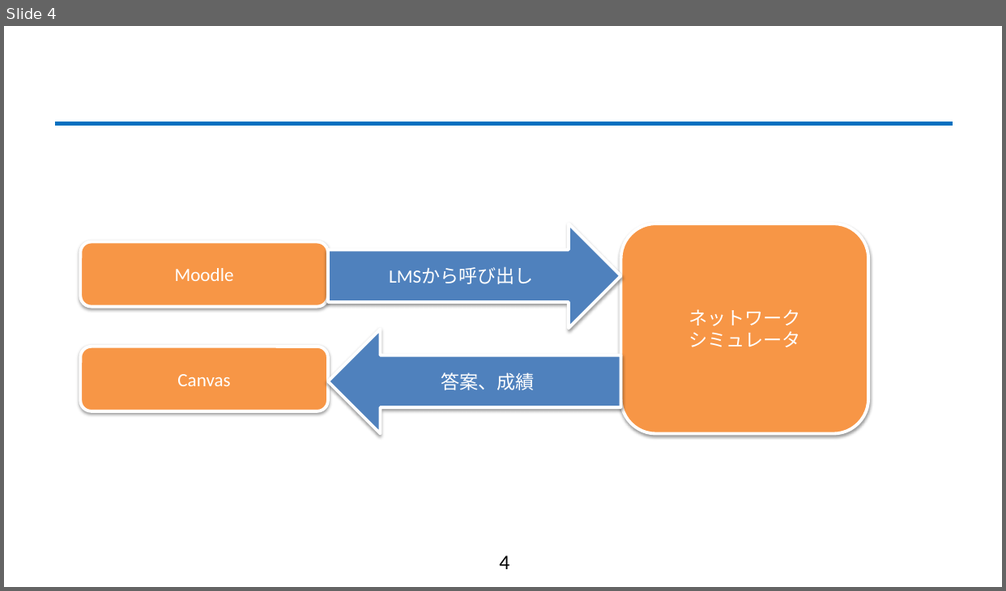
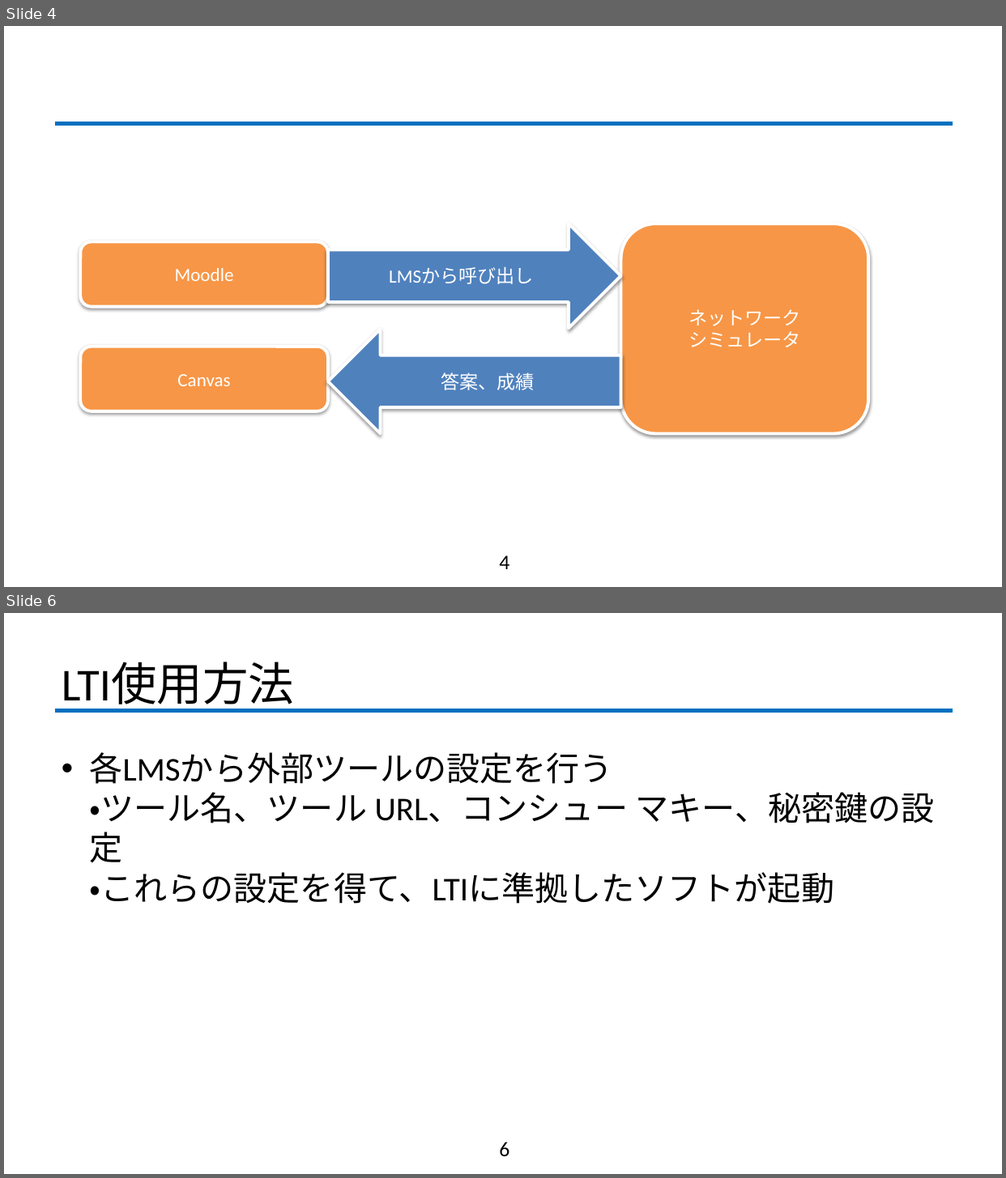
Before and after one commit to fujiLabo/fuji_simu, a slide deck: 卒研_R_ver.pptx. Shown one above the other, each under a label of ours: slide 4 before the commit, slides 4 and 6 after it; the slides between them are not shown. The pictures are 1006x591 and 1006x1178 pixels, drawn with LibreOffice and Linux fonts; fonts in the diff are those of the drawing; background and template pictures are left out. Boxes give left, top, right and bottom in pixels: in the first picture for what was removed or moved away, otherwise in the second. Text is boxed around its words. In the diff, an @@ line names an element or a change of style, - is before the commit and + after.

```diff
--- a/卒研_R_ver.pptx
+++ b/卒研_R_ver.pptx
@@ slide 6 added at <box>4,613,1002,1174</box>, background #FFFFFF; not listed: 1 template element that a slide beside it also shows @@
@@ title added at <box>62,662,294,711</box>, 44 pt, text #000000 @@
+LTI使用方法
@@ text added at <box>89,752,934,904</box>, 32 pt, text #000000 @@
+• 各LMSから外部ツールの設定を行う
+  ・ツール名、ツール URL、コンシュー マキー、秘密鍵の設定
+  ・これらの設定を得て、LTIに準拠したソフトが起動
@@ page number added at <box>499,1142,509,1157</box>, 20 pt, text #000000 @@
+6
```
Also in this commit, not shown: 3 other slides added.
